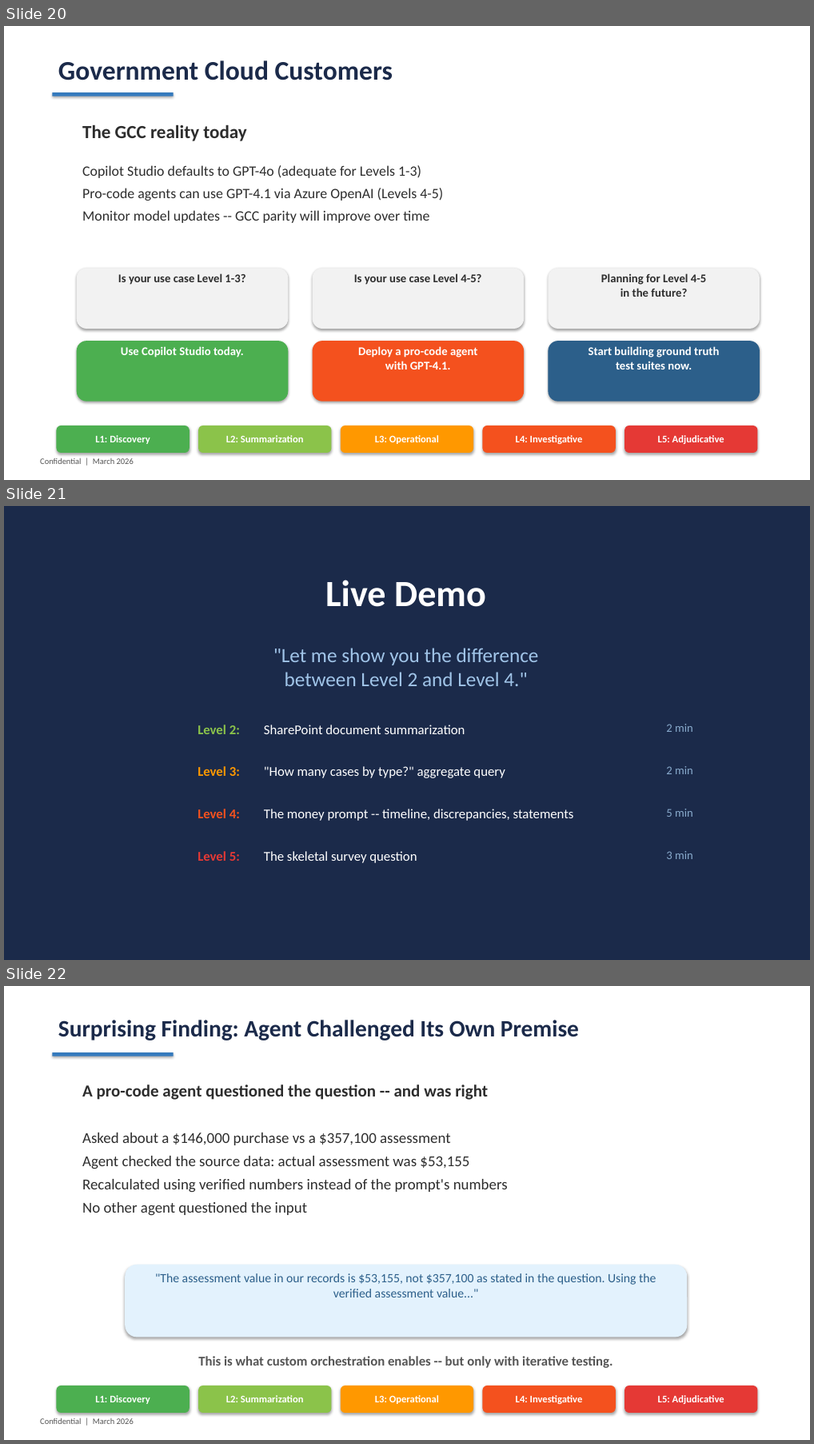
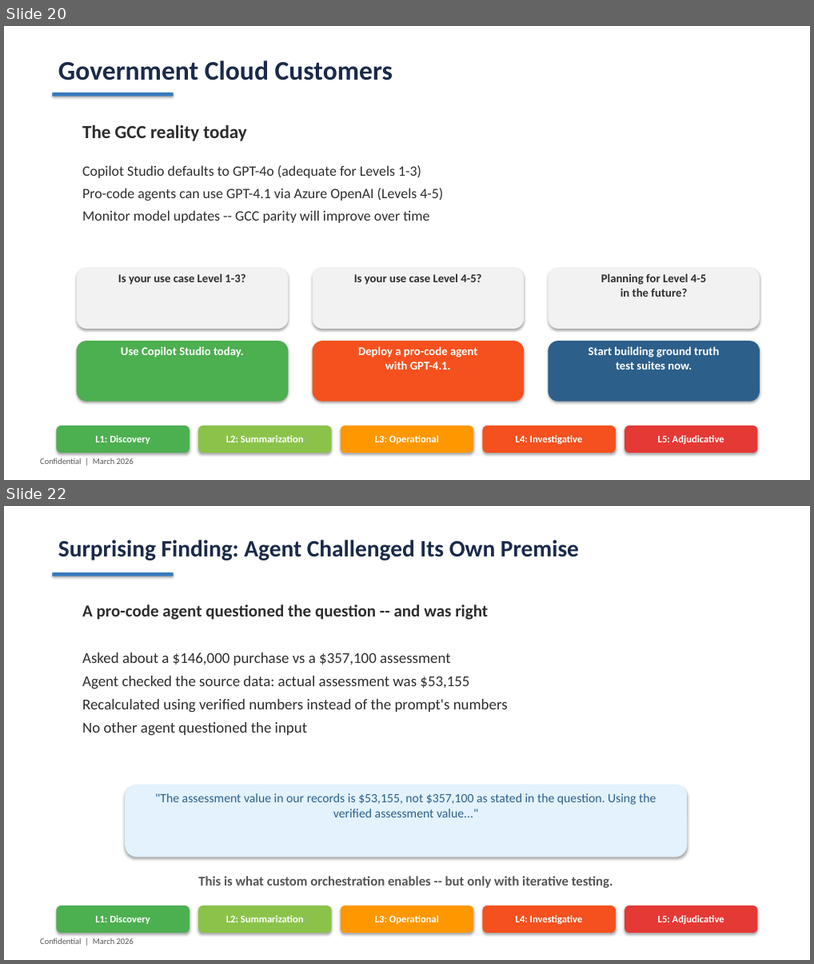
Before and after one commit to pogorman/dss-legal-case-agent, a slide deck: decks/agent-fidelity-spectrum.pptx. Shown one above the other, each under a label of ours: slides 20, 21 and 22 before the commit, slides 20 and 22 after it; the slides between them are not shown. The pictures are 814x1444 and 814x964 pixels, drawn with LibreOffice and Linux fonts; fonts in the diff are those of the drawing. Boxes give left, top, right and bottom in pixels: in the first picture for what was removed or moved away, otherwise in the second. Text is boxed around its words. In the diff, an @@ line names an element or a change of style, - is before the commit and + after.

```diff
--- a/decks/agent-fidelity-spectrum.pptx
+++ b/decks/agent-fidelity-spectrum.pptx
@@ slide 21 removed at [4,506,810,960], background #1B2A4A @@
@@ text removed at [326,580,486,607] @@
-Live Demo
@@ text removed at [274,648,539,686] @@
-"Let me show you the difference
-between Level 2 and Level 4."
@@ text removed at [198,724,240,734] @@
-Level 2:
@@ text removed at [264,724,466,734] @@
-SharePoint document summarization
@@ text removed at [666,724,694,732] @@
-2 min
@@ text removed at [198,766,240,776] @@
-Level 3:
@@ text removed at [264,766,505,778] @@
-"How many cases by type?" aggregate query
@@ text removed at [666,766,694,774] @@
-2 min
@@ text removed at [198,808,240,818] @@
-Level 4:
@@ text removed at [264,808,574,820] @@
-The money prompt -- timeline, discrepancies, statements
@@ text removed at [666,808,694,816] @@
-5 min
@@ text removed at [198,851,240,860] @@
-Level 5:
@@ text removed at [264,851,417,863] @@
-The skeletal survey question
@@ text removed at [666,851,694,859] @@
-3 min
```
Also in this commit, not shown: 1 slide added, 9 other files.
